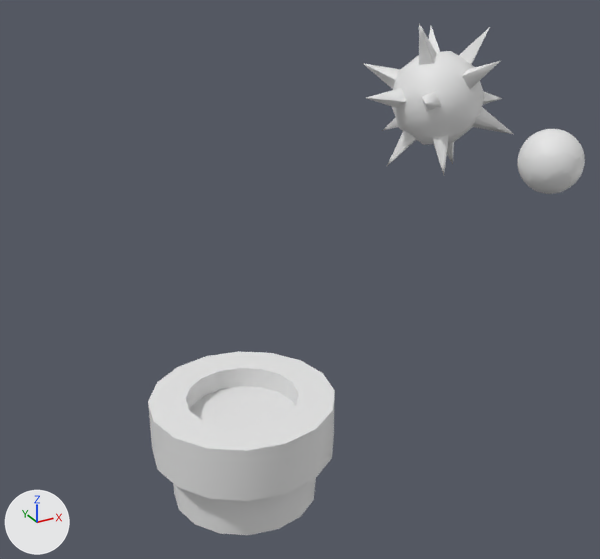
A saved change to the glTF model public/models/gltfScene/scene.gltf.
Camera for both pictures: a 50 mm camera at (-8.0, -17.6, 14.8) aimed at (3.9, 4.1, 4.0). The axes (+X, +Y, +Z) are drawn at lower left. The lights are the same throughout. Materials are left out; every surface is plain grey. Where no turn or scale is listed for an object, it has been applied to the vertices. Vertices at the same position are counted once.

Names of what the first picture shows: 'baller', 'pipe', 'spikey'.
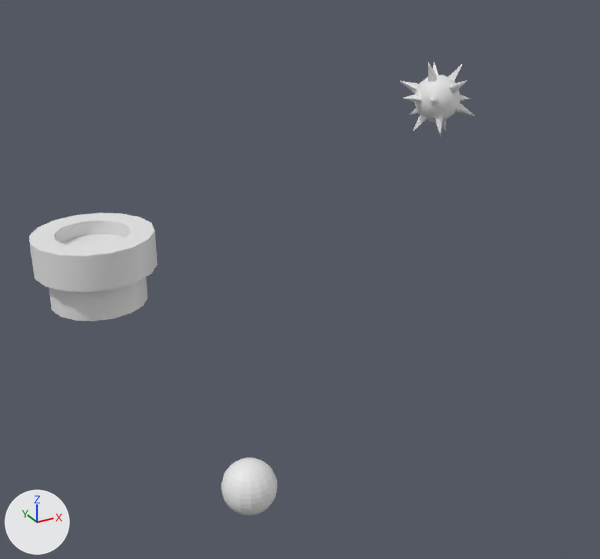
Location of each change, [x1, y1, x2, y2] in pixels of the pictures (600 x 559 px):
'pipe', moved: before [148, 351, 335, 535]; after [29, 213, 157, 321]
'spikey', rescaled (50% narrower, 50% shorter): before [363, 23, 513, 175]; after [400, 62, 475, 137]
'baller', reshaped, moved, rescaled (16% narrower, 12% shorter): before [518, 129, 585, 194]; after [221, 458, 277, 515]
part 1 of me_soccer_ball, deleted: before [518, 129, 585, 194]
part 2 of me_soccer_ball, added: after [221, 458, 277, 515]

What the commit changed:
me_soccer_ball is used by ob_baller; location (5.0, -5.0, 10.0); rotation (1.741, 0.786, 1.299), in degrees (100, 45, 74); scale (0.2, 0.2, 0.2).
me_soccer_ball had 30242 vertices, 60480 faces and spanned x -3.48..3.41, y -3.46..3.43, z -3.45..3.43.
me_soccer_ball now has 253 vertices, 502 faces and spans x -0.8..0.8, y -0.79..0.78, z -0.81..0.93.
me_soccer_ball part 1: 30242 vertices removed from x -3.48..3.41, y -3.46..3.43, z -3.45..3.43.
me_soccer_ball part 2: 253 vertices added at x -0.8..0.8, y -0.79..0.78, z -0.81..0.93.
Object 'pipe' (ob_pipe) moves from (-0.12, 0.0, 0.0) to (-0.12, 14.25, 0.0).
Object 'baller' (ob_baller) moves from (5.0, -5.0, 10.0) to (0.0, 0.0, 0.0).
Object 'baller' (ob_baller) is rescaled from (0.2, 0.2, 0.2) to (1.0, 1.0, 1.0).
Object 'spikey' (ob_spikey) is rescaled from (2.0, 2.0, 2.0) to (1.0, 1.0, 1.0).
